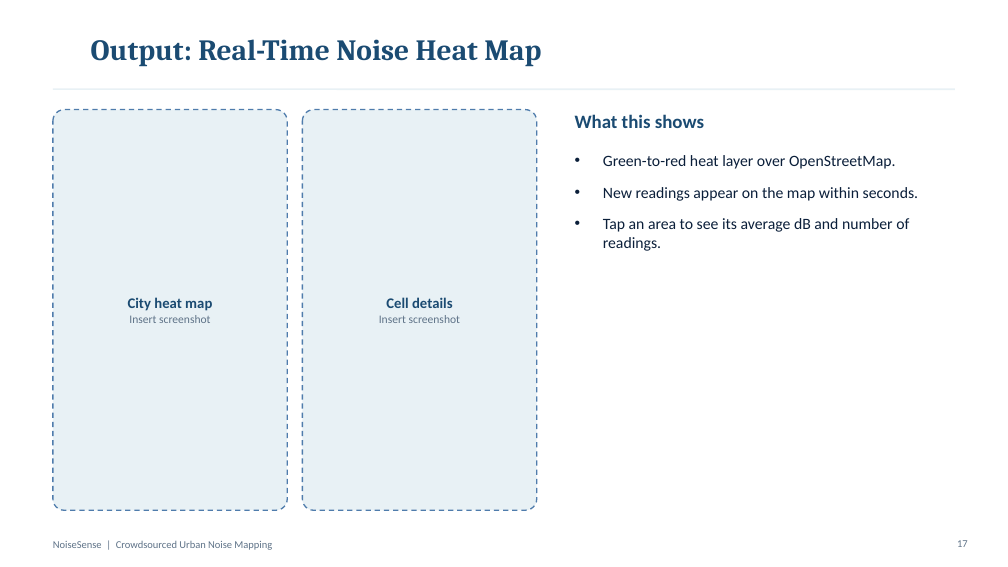
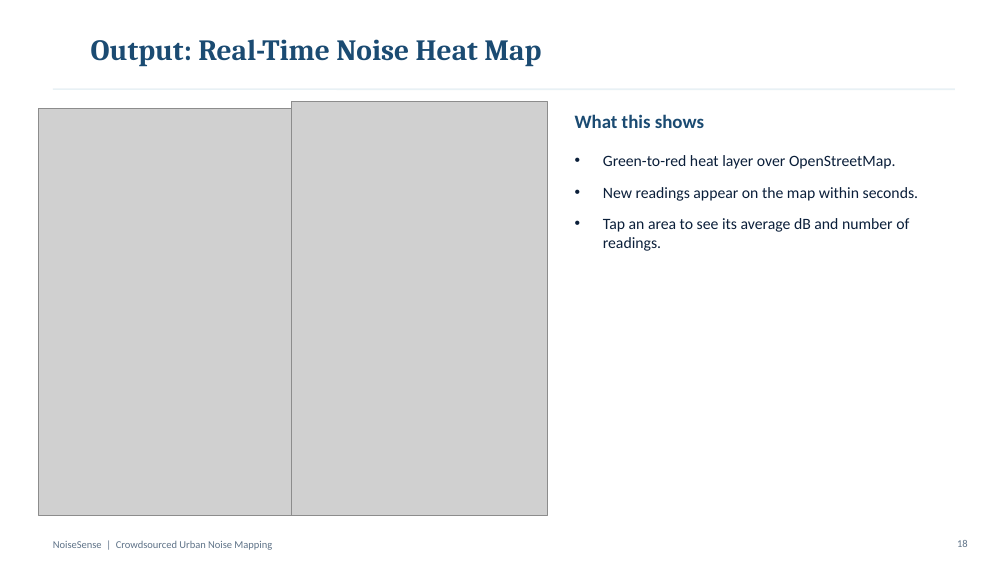
Before and after one commit to pramithm/NoiseSence---Mobile-Computing, a slide deck: slide 18 of NoiseSense_Presentation.pptx (slide 17 before the commit). Drawn at 1008x567 pixels with LibreOffice and Linux fonts; fonts in the diff are those of the drawing; grey boxes stand for pictures; background and template pictures are left out. Boxes give left, top, right and bottom in pixels: in the first picture for what was removed or moved away, otherwise in the second. Text is boxed around its words. In the diff, an @@ line names an element or a change of style, - is before the commit and + after.

```diff
--- a/NoiseSense_Presentation.pptx
+++ b/NoiseSense_Presentation.pptx
@@ picture added at <box>39,109,295,516</box> @@
@@ picture added at <box>292,102,548,516</box> @@
@@ rounded rectangle removed at <box>302,110,537,510</box> @@
@@ text removed at <box>379,297,460,323</box> @@
-Cell details
-Insert screenshot
@@ page number at <box>957,540,968,547</box>: text changed @@
-17
+18
```
Also in this commit, not shown: 4 other slides changed, 2 slides added, 2 other files.
